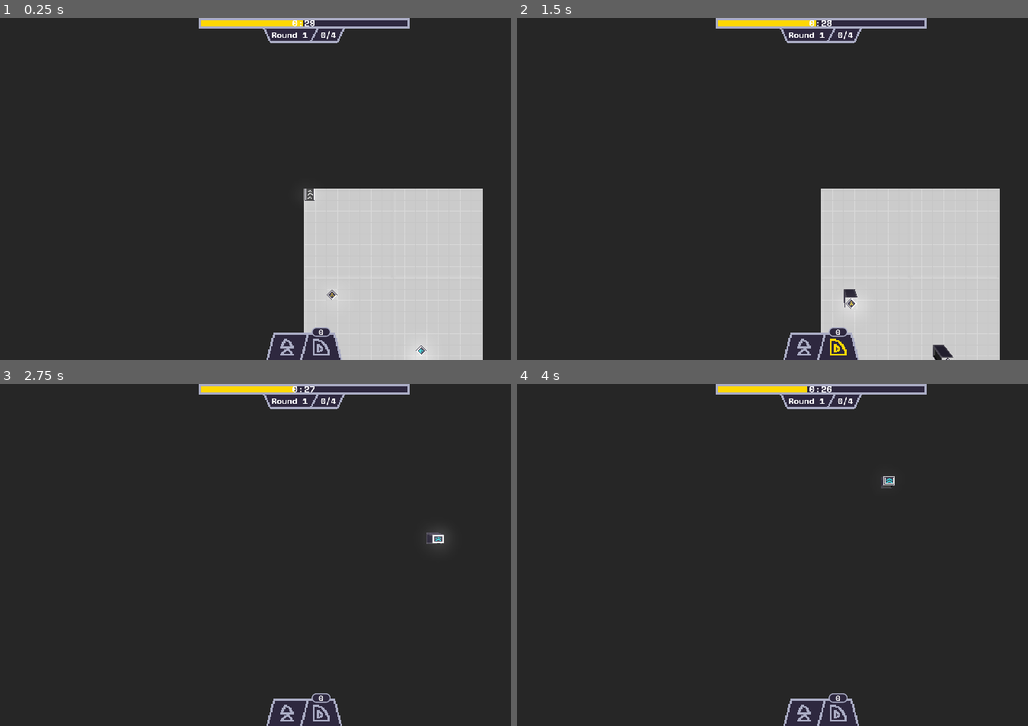
Above: before the commit, frames 1-4 (two rows, left to right).
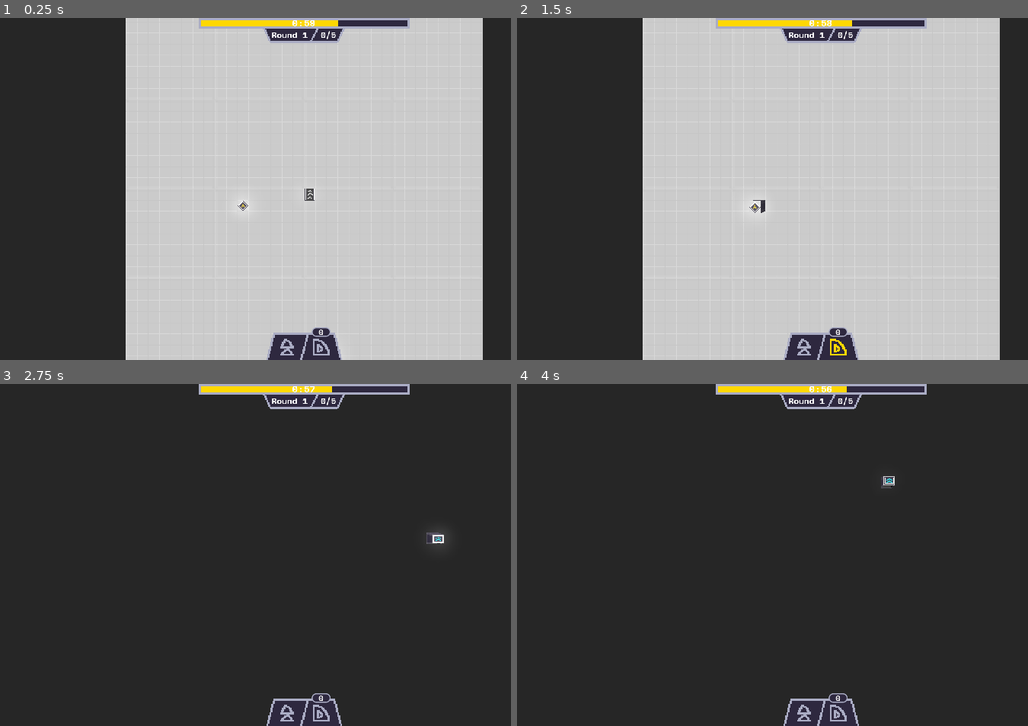
Above: after the commit, the same moments.

Repository: apia46/ThingDeliverer
Game: Godot game, scene res://scenes/game.tscn
Same seed, same stepped clock (60 frames per second), same inputs: the game is played once before the commit and once after it.
Inputs (mouse positions are in pixels of both pictures, inside the frame that each line leads up to):
- Up to frame 1 (0.25 s): no input
- Up to frame 2 (1.5 s): click (803, 346) at 0.5 s; click "0" at 1.25 s
- Up to frame 3 (2.75 s): tap Enter at 2 s; move the mouse to (439, 537) at 2.02 s; hold D from 2.03 s (still down); tap E at 2.1 s; click (439, 537) at 2.17 s; tap Q at 2.3 s
- Up to frame 4 (4 s): release D at 2.75 s; drag from (700, 572) to (792, 623) at 2.77 s; tap Space at 3.5 s; move the mouse to (879, 479) at 3.52 s; hold D from 3.53 s (still down); tap E at 3.6 s; click (879, 479) at 3.67 s; tap Q at 3.8 s

The runs differ from the first frame. In frame 1, 50% of the frame differs, in the area x 24-95%, y 0-100%; in frame 2, 50%; in frame 3, 0.1%; in frame 4, 0.1%.

Commit message:
balancing, qol

Diff:
--- a/scenes/ui.tscn
+++ b/scenes/ui.tscn
@@ -183,15 +183,15 @@
 size_flags_vertical = 1
 theme_override_styles/background = SubResource("StyleBoxFlat_p7vwb")
 theme_override_styles/fill = SubResource("StyleBoxFlat_ktti3")
-max_value = 60.0
-value = 30.0
+max_value = 90.0
+value = 60.0
 allow_greater = true
 show_percentage = false
 
 [node name="timer" type="Label" parent="VBoxContainer/timerPanel"]
 unique_name_in_owner = true
 layout_mode = 2
-text = "00:30"
+text = "01:00"
 label_settings = SubResource("LabelSettings_cgfq5")
 horizontal_alignment = 1
 vertical_alignment = 1
@@ -229,7 +229,7 @@
 [node name="pathsCount" type="Label" parent="VBoxContainer/HBoxContainer/roundsPanel/roundsInner"]
 unique_name_in_owner = true
 layout_mode = 2
-text = "0/4"
+text = "0/5"
 label_settings = SubResource("LabelSettings_ktti3")
 
 [node name="rightEnd" type="TextureRect" parent="VBoxContainer/HBoxContainer"]
--- a/scripts/game.gd
+++ b/scripts/game.gd
@@ -13,7 +13,7 @@
 var cursorPosition:Vector2i
 
 var cycle:float = 0
-var timeLeft:float = 30
+var timeLeft:float = 60
 
 var objectToPlace:Object = Belt
 var undergroundInputStoredNode:PathNode
@@ -32,16 +32,17 @@
 var paths:Array[Path] = []
 var rounds:int = 1
 var pathsThisRound:int = 0
-var pathsPerRound:int = 4
+var pathsPerRound:int = 5
 var paused:bool = false
 
+var currentDragX:U.BOOL3 = U.BOOL3.UNKNOWN # current drag direction; used for the thing with the belt
+var dragStartPos:Vector2i
+
 var isDebug:bool = false
 
 func _ready() -> void:
-	scene.newSpace(Vector2i(0,0))
-	scene.newSpace(Vector2i(8,0))
-	scene.newSpace(Vector2i(0,8))
-	scene.newSpace(Vector2i(8,8))
+	for x in range(-2, 2): for y in range(-2, 2):
+		scene.newSpace(Vector2i(x*Scene.SPACE_SIZE,y*Scene.SPACE_SIZE))
 	newInputOutputs()
 	setCursor(Belt)
 
@@ -52,14 +53,15 @@
 	if Input.is_key_pressed(KEY_D):$"camera".position.x += delta * CAMERA_MOVE_SPEED * intendedCameraHeight
 
 	$"camera".position.y += (intendedCameraHeight - $"camera".position.y) * delta * 10
-	effectiveScreenSize = Vector2($"camera".position.y * 2.728273735, $"camera".position.y * 1.534653976) # 2y tan 37.5
+	var aspectRatio = float(get_viewport().size.x) / get_viewport().size.y
+	effectiveScreenSize = Vector2($"camera".position.y * 1.534653976 * aspectRatio, $"camera".position.y * 1.534653976) # 2y tan 37.5
 	if abs(intendedCameraHeight / $"camera".position.y - 1) < 0.001 and abs(intendedCameraHeight / $"camera".position.y - 1) > 0.000001:
 		$"camera".position.y = intendedCameraHeight
 		upperCameraHeight = intendedCameraHeight
 
 	FLOOR_MATERIAL.set_shader_parameter("interpolation", clamp($"camera".position.y * 0.05 - 0.75, 0, 1))
 
-	cursorPosition = floor(U.xz($"camera".position) + (get_viewport().get_mouse_position() / Vector2(get_viewport().size) - U.v2(0.5)) * effectiveScreenSize)
+	cursorPosition = screenspaceToWorldspace(get_viewport().get_mouse_position())
 	$"cursor".position = U.fxz(cursorPosition) + U.v3(0.5)
 
 	if paused: cycle += delta
@@ -79,15 +81,26 @@
 			$"camera".position -= U.fxz(event.relative) * intendedCameraHeight * 0.00237
 		elif Input.is_mouse_button_pressed(MOUSE_BUTTON_LEFT) or Input.is_mouse_button_pressed(MOUSE_BUTTON_RIGHT):
 			# placeDrag, deletedrag
-			cursorPosition = floor(U.xz($"camera".position) + (event.position / Vector2(get_viewport().size) - U.v2(0.5)) * effectiveScreenSize)
-			var previousCursorPosition:Vector2i = floor(U.xz($"camera".position) + ((event.position - event.relative) / Vector2(get_viewport().size) - U.v2(0.5)) * effectiveScreenSize)
-			if abs(event.relative.x) > abs(event.relative.y):
+			cursorPosition = screenspaceToWorldspace(event.position)
+			var previousCursorPosition:Vector2i = screenspaceToWorldspace(event.position - event.relative)
+
+			var readFromCurrentDragX = objectToPlace == Belt and Input.is_mouse_button_pressed(MOUSE_BUTTON_LEFT)
+
+			if (!(readFromCurrentDragX and U.isKnown(currentDragX)) and abs(event.relative.x) > abs(event.relative.y)) or ((readFromCurrentDragX and U.isKnown(currentDragX)) and U.isTrue(currentDragX)):
+				if U.isKnown(currentDragX):
+					cursorPosition.y = dragStartPos.y
+					previousCursorPosition.y = dragStartPos.y
+				if readFromCurrentDragX: currentDragX = U.BOOL3.TRUE
 				var dragSign = sign(cursorPosition.x - previousCursorPosition.x)
 				for i in abs(cursorPosition.x - previousCursorPosition.x) + 1:
 					cursorPosition = previousCursorPosition + Vector2i(i * dragSign, 0)
 					if Input.is_mouse_button_pressed(MOUSE_BUTTON_LEFT): place()
 					else: delete()
 			else:
+				if U.isKnown(currentDragX):
+					cursorPosition.x = dragStartPos.x
+					previousCursorPosition.x = dragStartPos.x
+				if readFromCurrentDragX: currentDragX = U.BOOL3.FALSE
 				var dragSign = sign(cursorPosition.y - previousCursorPosition.y)
 				for i in abs(cursorPosition.y - previousCursorPosition.y) + 1:
 					cursorPosition = previousCursorPosition + Vector2i(0, i * dragSign)
@@ -98,13 +111,26 @@
 			match event.button_index:
 				MOUSE_BUTTON_WHEEL_UP: tryZoomIn()
 				MOUSE_BUTTON_WHEEL_DOWN: tryZoomOut()
-				MOUSE_BUTTON_LEFT:place()
+				MOUSE_BUTTON_LEFT:
+					dragStartPos = cursorPosition
+					place()
 				MOUSE_BUTTON_RIGHT: delete()
+		else:
+			match event.button_index:
+				MOUSE_BUTTON_LEFT: currentDragX = U.BOOL3.UNKNOWN
 	elif event is InputEventKey:
 		if event.is_pressed():
 			match event.keycode:
-				KEY_E: currentRotation = U.r90(currentRotation)
-				KEY_Q: currentRotation = U.r270(currentRotation)
+				KEY_E:
+					currentRotation = U.r90(currentRotation)
+					if U.isKnown(currentDragX):
+						dragStartPos = screenspaceToWorldspace(get_viewport().get_mouse_position())
+						currentDragX = U.bool3not(currentDragX)
+				KEY_Q:
+					currentRotation = U.r270(currentRotation)
+					if U.isKnown(currentDragX):
+						dragStartPos = screenspaceToWorldspace(get_viewport().get_mouse_position())
+						currentDragX = U.bool3not(currentDragX)
 				KEY_F: newInputOutputs()
 				KEY_F3: isDebug = !isDebug
 				KEY_SHIFT:
@@ -209,8 +235,7 @@
 	ui.updatePathsCount()
 	paused = false
 	ui.hideEndRoundScreen()
-	randomNewSpace()
-	randomNewSpace()
+	for _i in 4: randomNewSpace()
 	newInputOutputs()
 	setCursor()
 
@@ -242,6 +267,9 @@
 	$"cursor".visible = !paused
 	$"cursor".rotation.y = U.rotToRad(currentRotation)
 
+func screenspaceToWorldspace(pos:Vector2) -> Vector2i:
+	return floor(U.xz($"camera".position) + (pos / Vector2(get_viewport().size) - U.v2(0.5)) * effectiveScreenSize)
+
 class RunningTimer:
 	extends Timer
 	var game:Game
--- a/scripts/space.gd
+++ b/scripts/space.gd
@@ -22,12 +22,12 @@
 #func updateConnections() -> void:
 #	if !isRightConnected:
 #		var space = getSpaceRelative(Vector2i(1,0))
-#		if space and U.toBool(space.isLeftConnected):
+#		if space and U.isTrue(space.isLeftConnected):
 #			isRightConnected = U.BOOL3.TRUE
 #			rightConnect = space
 #	if !isDownConnected:
 #		var space = getSpaceRelative(Vector2i(0,1))
-#		if space and U.toBool(space.isUpConnected):
+#		if space and U.isTrue(space.isUpConnected):
 #			isDownConnected = U.BOOL3.TRUE
 #			downConnect = space
 #	if !leftConnect:
@@ -43,7 +43,7 @@
 
 #func unlock() -> void:
 #	unlocked = true
-#	if U.toBool(isUpConnected) and upConnect and !upConnect.unlocked: upConnect.unlock()
-#	if U.toBool(isRightConnected) and rightConnect and !rightConnect.unlocked: rightConnect.unlock()
-#	if U.toBool(isDownConnected) and downConnect and !downConnect.unlocked: downConnect.unlock()
-#	if U.toBool(isLeftConnected) and leftConnect and !leftConnect.unlocked: leftConnect.unlock()
+#	if U.isTrue(isUpConnected) and upConnect and !upConnect.unlocked: upConnect.unlock()
+#	if U.isTrue(isRightConnected) and rightConnect and !rightConnect.unlocked: rightConnect.unlock()
+#	if U.isTrue(isDownConnected) and downConnect and !downConnect.unlocked: downConnect.unlock()
+#	if U.isTrue(isLeftConnected) and leftConnect and !leftConnect.unlocked: leftConnect.unlock()
--- a/scripts/utilities.gd
+++ b/scripts/utilities.gd
@@ -38,9 +38,11 @@
 
 enum BOOL3 {UNKNOWN, FALSE, TRUE}
 
-static func toBool(bool3:BOOL3) -> bool: return bool3 == BOOL3.TRUE
+static func isTrue(bool3:BOOL3) -> bool: return bool3 == BOOL3.TRUE
+static func isFalse(bool3:BOOL3) -> bool: return bool3 == BOOL3.FALSE
+static func isKnown(bool3:BOOL3) -> bool: return bool3 != BOOL3.UNKNOWN
+static func bool3not(bool3:BOOL3) -> BOOL3: return toBool3(!isTrue(bool3))
 static func toBool3(condition:Variant) -> BOOL3: return BOOL3.TRUE if condition else BOOL3.FALSE
-static func b3toint(bool3:BOOL3) -> int: return int(toBool(bool3))
 
 static func v2iunwrap(vector:Vector2i, gridSize:int) -> int:
 	return vector.y * gridSize + vector.x
